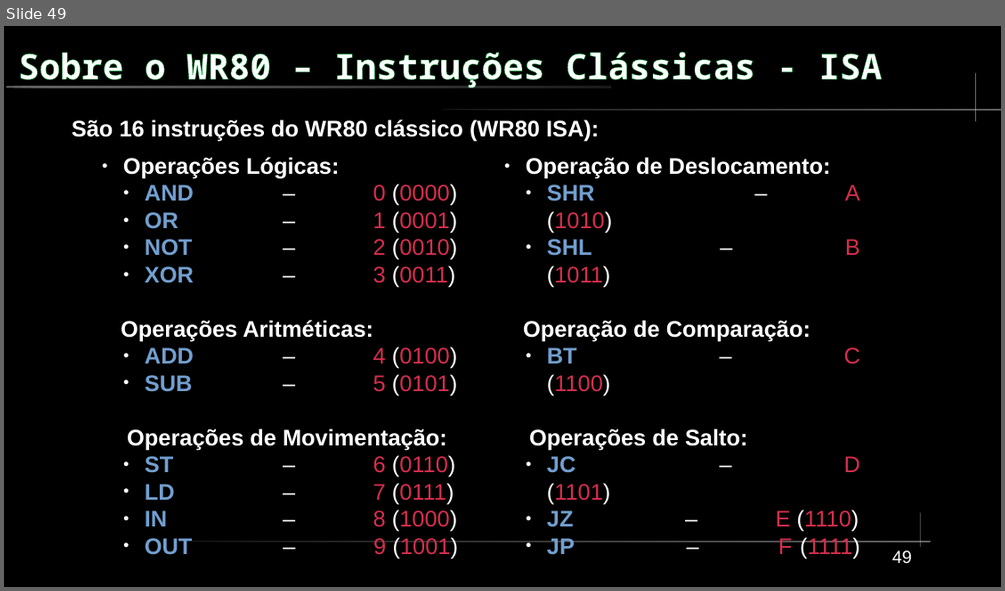
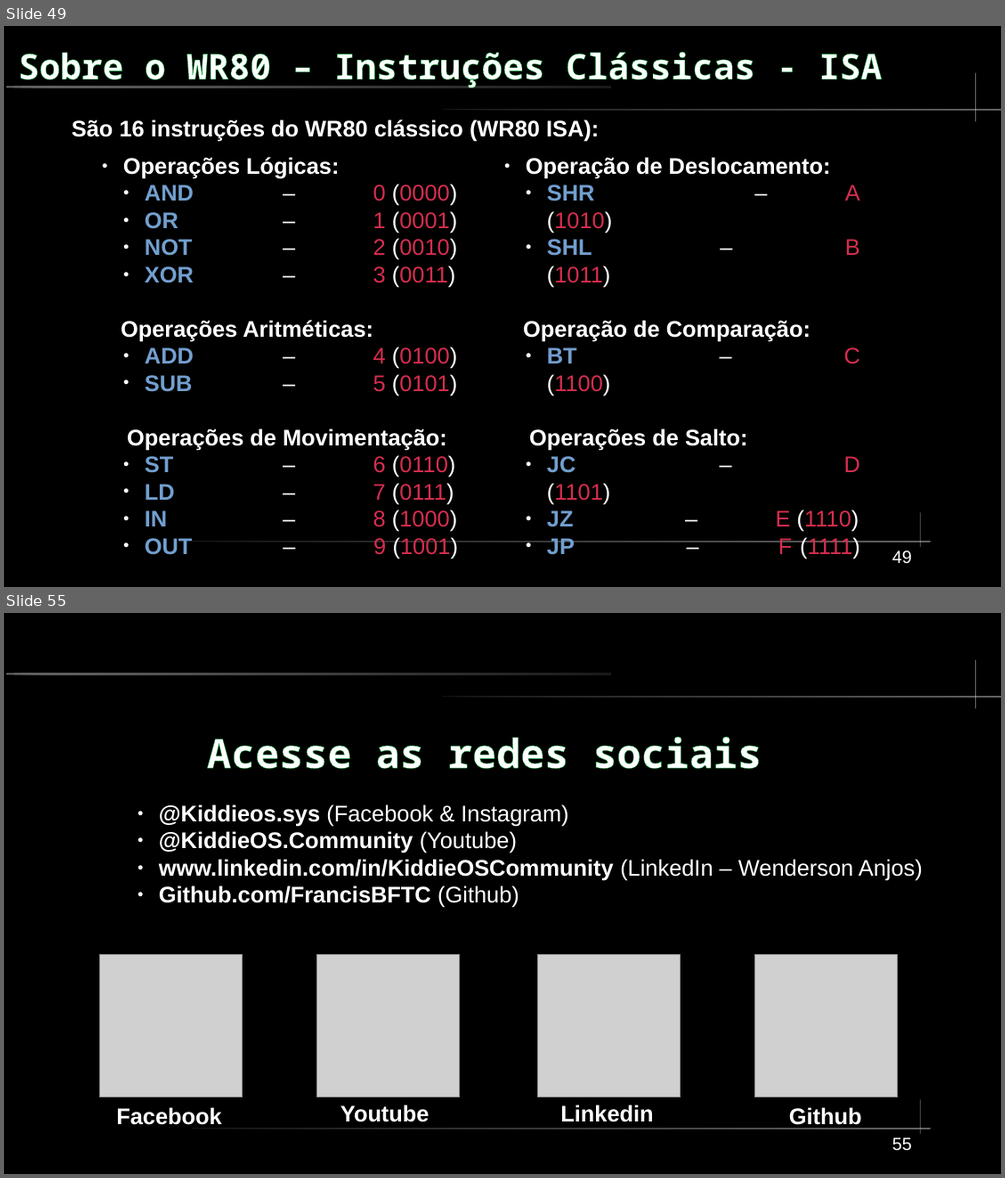
Before and after one commit to FrancisBFTC/WR80-Dev-Kit, a slide deck: Docs/Worshop-CPGoiás5.odp. Shown one above the other, each under a label of ours: slide 49 before the commit, slides 49 and 55 after it; the slides between them are not shown. The pictures are 1005x591 and 1005x1178 pixels, drawn with LibreOffice and Linux fonts; fonts in the diff are those of the drawing; grey boxes stand for pictures. Boxes give left, top, right and bottom in pixels: in the first picture for what was removed or moved away, otherwise in the second. Text is boxed around its words. In the diff, an @@ line names an element or a change of style, - is before the commit and + after.

```diff
--- a/Docs/Worshop-CPGoiás5.odp
+++ b/Docs/Worshop-CPGoiás5.odp
@@ slide 55 added at bbox=[4, 613, 1001, 1174], background #000000; not listed: 5 template elements that a slide beside it also shows @@
@@ text added at bbox=[207, 737, 761, 769], 32 pt, text #FFFFFF, bold @@
+Acesse as redes sociais
@@ text added at bbox=[159, 804, 922, 908], 18 pt, text #FFFFFF, bold @@
+● @Kiddieos.sys (Facebook & Instagram)
+● @KiddieOS.Community (Youtube)
+● www.linkedin.com/in/KiddieOSCommunity (LinkedIn – Wenderson Anjos)
+● Github.com/FrancisBFTC (Github)
@@ picture added at bbox=[100, 955, 242, 1097] @@
@@ picture added at bbox=[317, 955, 459, 1097] @@
@@ picture added at bbox=[539, 955, 680, 1097] @@
@@ picture added at bbox=[756, 955, 898, 1097] @@
@@ text added at bbox=[116, 1107, 221, 1125], 18 pt, text #FFFFFF, bold @@
+Facebook
@@ text added at bbox=[340, 1104, 429, 1122], 18 pt, text #FFFFFF, bold @@
+Youtube
@@ text added at bbox=[560, 1104, 653, 1122], 18 pt, text #FFFFFF, bold @@
+Linkedin
@@ text added at bbox=[789, 1107, 862, 1128], 18 pt, text #FFFFFF, bold @@
+Github
@@ page number added at bbox=[892, 1137, 912, 1151], 14 pt, text #FFFFFF @@
+55
```
Also in this commit, not shown: 8 slides changed, 5 other slides added.
